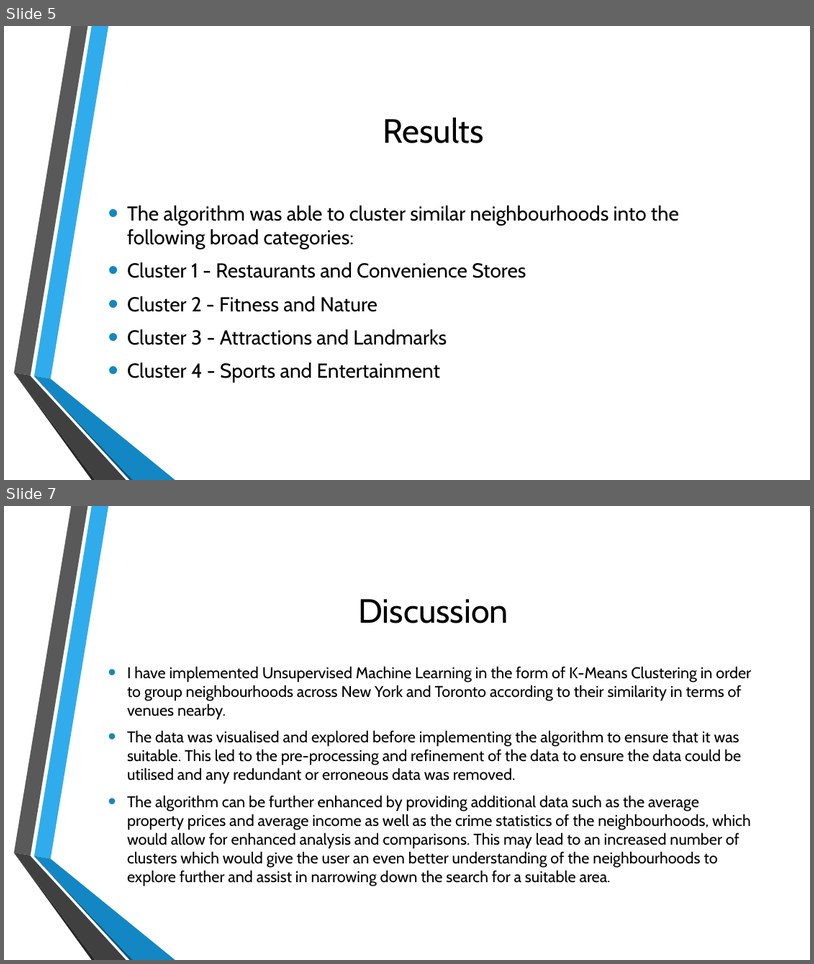
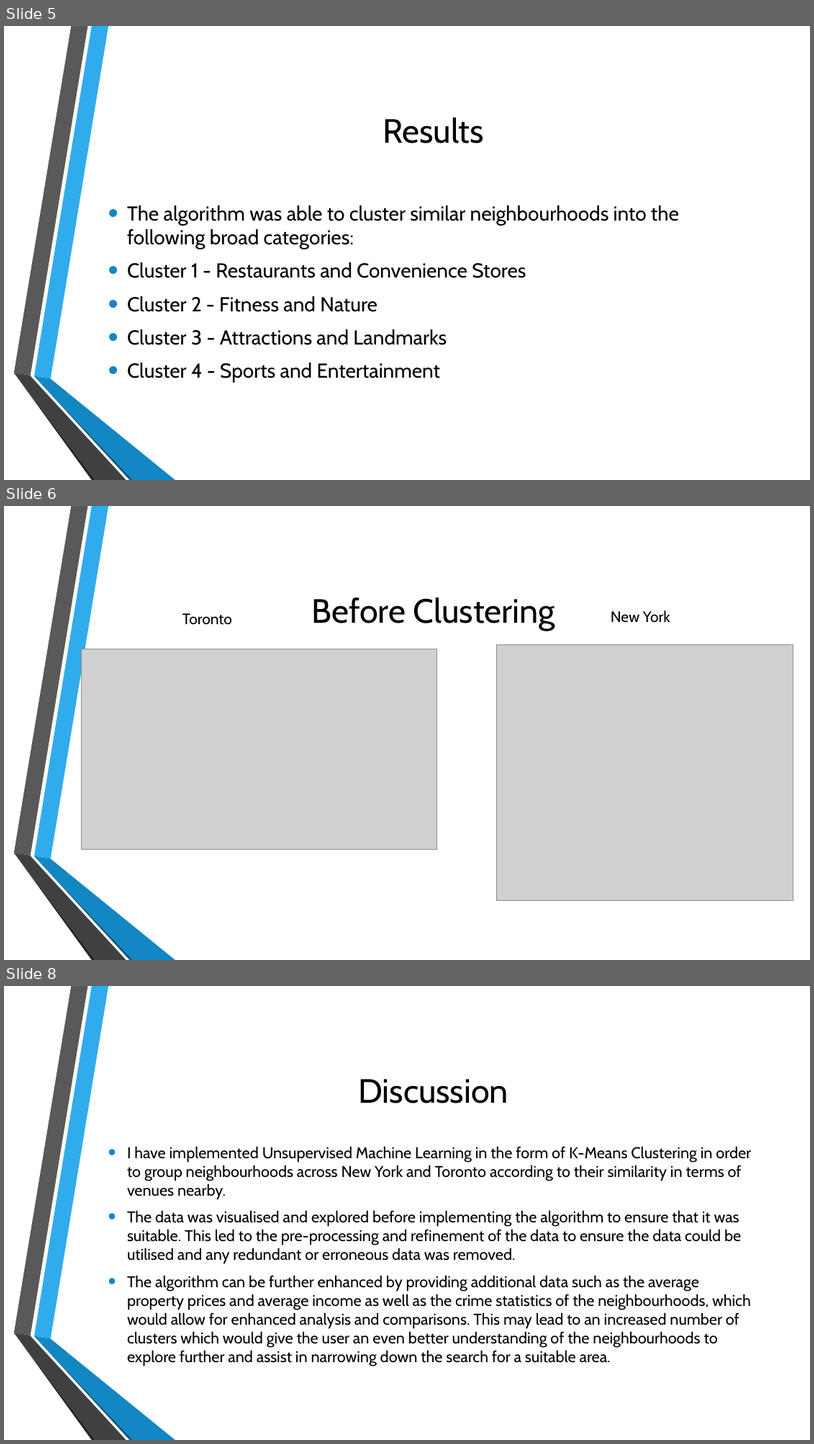
Before and after one commit to Firaz95/Coursera_Capstone, a slide deck: Similarity of the Neighbourhoods in Toronto and New York Presentation.pptx. Shown one above the other, each under a label of ours: slides 5 and 7 before the commit, slides 5, 6 and 8 after it; the slides between them are not shown. The pictures are 814x964 and 814x1444 pixels, drawn with LibreOffice and Linux fonts; fonts in the diff are those of the drawing; grey boxes stand for pictures; background and template pictures are left out. Boxes give left, top, right and bottom in pixels: in the first picture for what was removed or moved away, otherwise in the second. Text is boxed around its words. In the diff, an @@ line names an element or a change of style, - is before the commit and + after.

```diff
--- a/Similarity of the Neighbourhoods in Toronto and New York Presentation.pptx
+++ b/Similarity of the Neighbourhoods in Toronto and New York Presentation.pptx
@@ slide 6 added at [4,506,810,960], background picture (left out); not listed: 6 template elements that a slide beside it also shows @@
@@ text added at [183,613,232,625], 18 pt, text #000000 @@
+Toronto
@@ title added at [312,597,556,631], 40 pt, text #000000 @@
+Before Clustering
@@ text added at [611,610,671,623], 18 pt, text #000000 @@
+New York
@@ picture added at [82,649,437,849] @@
@@ picture added at [497,645,793,901] @@
@@ what was slide 7 is now slide 8 @@
```
Also in this commit, not shown: 2 slides changed, 1 other file.
